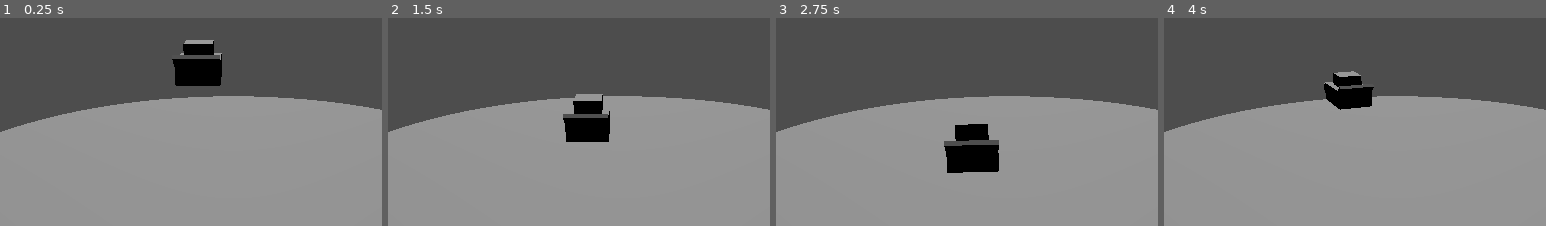
Above: before the commit, frames 1-4 (left to right).
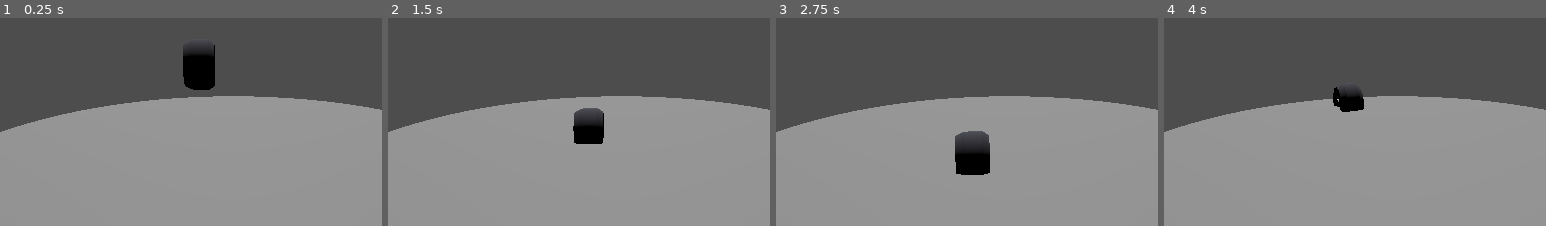
Above: after the commit, the same moments.

Repository: manuelsrleon/modcast
Game: Godot game, scene res://main.tscn
The game is run twice, just before and just after one commit, with the same random seed, the same clock (stepped at 60 frames per second) and the same inputs.
Inputs:
- Up to frame 1 (0.25 s): no input
- Up to frame 2 (1.5 s): hold Right (turn_right) 0.53-1.28 s; tap Enter at 1.25 s; hold Down (reverse) from 1.28 s (still down)
- Up to frame 3 (2.75 s): release Down (reverse) at 2.03 s; hold Right (turn_right) from 2.03 s (still down)
- Up to frame 4 (4 s): tap Space at 2.75 s; release Right (turn_right) at 2.78 s; hold Up (accelerate) 2.78-3.53 s; hold Left (turn_left) from 3.53 s (still down)
The pictures show only the part of the screen within x 20-70%, y 0-50%; the shares and areas given below are measured in that part.

The runs differ from the first frame. In frame 1, 1.4% of the frame differs, in the area x 45-59%, y 10-35%; in frame 2, 1.5%; in frame 3, 2.0%, in the area x 43-59%, y 50-76%; in frame 4, 1.3%.

Commit message:
add car selection menu + kenneyNL's car assets

Diff:
--- a/demo/car-sumo/main.tscn
+++ b/demo/car-sumo/main.tscn
@@ -1,6 +1,7 @@
-[gd_scene load_steps=10 format=3 uid="uid://lmidt68j2mgx"]
+[gd_scene load_steps=7 format=3 uid="uid://lmidt68j2mgx"]
 
 [ext_resource type="Script" uid="uid://dvswki6evu22s" path="res://player.gd" id="1_ig7tw"]
+[ext_resource type="ArrayMesh" uid="uid://d3wogq8rlv108" path="res://cars/Models/OBJ format/race.obj" id="2_h2yge"]
 [ext_resource type="PackedScene" uid="uid://cb7k8m2n3p4q5" path="res://ui/pause_menu.tscn" id="2_pause"]
 
 [sub_resource type="CylinderShape3D" id="CylinderShape3D_0xm2m"]
@@ -13,19 +14,7 @@
 height = 1.0
 
 [sub_resource type="BoxShape3D" id="BoxShape3D_1bvp3"]
-size = Vector3(0.775, 0.77, 1.165)
-
-[sub_resource type="BoxMesh" id="BoxMesh_lquwl"]
-size = Vector3(0.775, 0.395, 1.165)
-
-[sub_resource type="BoxMesh" id="BoxMesh_ig7tw"]
-size = Vector3(0.505, 0.325, 0.58)
-
-[sub_resource type="BoxMesh" id="BoxMesh_0xm2m"]
-size = Vector3(0.25, 0.165, 0.09)
-
-[sub_resource type="BoxMesh" id="BoxMesh_h2yge"]
-size = Vector3(0.785, 0.19, 0.075)
+size = Vector3(0.775, 0.8375195, 2.6325636)
 
 [node name="Main" type="Node"]
 
@@ -51,29 +40,13 @@
 
 [node name="Car" type="Node3D" parent="Player/Node3D"]
 
-[node name="CollisionShape3D" type="CollisionShape3D" parent="Player"]
-transform = Transform3D(1, 0, 0, 0, 0.99999994, 0, 0, 0, 0.99999994, 0, 0.008526683, 0)
-shape = SubResource("BoxShape3D_1bvp3")
-
 [node name="MeshInstance3D" type="MeshInstance3D" parent="Player/Node3D/Car"]
 transform = Transform3D(1, 0, 0, 0, 1, 0, 0, 0, 1, 0, -0.06819868, 0)
-mesh = SubResource("BoxMesh_lquwl")
+mesh = ExtResource("2_h2yge")
 
-[node name="MeshInstance3D5" type="MeshInstance3D" parent="Player/Node3D/Car"]
-transform = Transform3D(1, 0, 0, 0, 1, 0, 0, 0, 1, 0, 0.22952461, 0)
-mesh = SubResource("BoxMesh_ig7tw")
-
-[node name="MeshInstance3D2" type="MeshInstance3D" parent="Player/Node3D/Car"]
-transform = Transform3D(1, 0, 0, 0, 1, 0, 0, 0, 1, -0.2624457, 0, 0.6443112)
-mesh = SubResource("BoxMesh_0xm2m")
-
-[node name="MeshInstance3D3" type="MeshInstance3D" parent="Player/Node3D/Car"]
-transform = Transform3D(1, 0, 0, 0, 1, 0, 0, 0, 1, 0.2599405, 0, 0.6443112)
-mesh = SubResource("BoxMesh_0xm2m")
-
-[node name="MeshInstance3D4" type="MeshInstance3D" parent="Player/Node3D/Car"]
-transform = Transform3D(1, 0, 0, 0, 0.66262007, 0.7489557, 0, -0.7489557, 0.66262007, 0.0042847395, 0.17960966, -0.6462891)
-mesh = SubResource("BoxMesh_h2yge")
+[node name="CollisionShape3D" type="CollisionShape3D" parent="Player"]
+transform = Transform3D(1, 0, 0, 0, 0.99999994, 0, 0, 0, 0.99999994, 0, 0.30258882, 0.0011062622)
+shape = SubResource("BoxShape3D_1bvp3")
 
 [node name="Camera3D" type="Camera3D" parent="."]
 transform = Transform3D(-1, -3.912388e-08, 7.817969e-08, 0, 0.89427143, 0.447525, -8.742278e-08, 0.447525, -0.89427143, 0, 2.4574406, -10.83794)
--- a/demo/car-sumo/project.godot
+++ b/demo/car-sumo/project.godot
@@ -14,6 +14,11 @@
 run/main_scene="res://main.tscn"
 config/features=PackedStringArray("4.5", "Mobile")
 config/icon="res://icon.svg"
+
+[autoload]
+
+SaveManager="*res://scripts/save_manager.gd"
+CarManager="*res://scripts/car_manager.gd"
 
 [input]
 
@@ -60,11 +65,6 @@
 ]
 }
 
-[autoload]
-
-SaveManager="*res://scripts/save_manager.gd"
-CarManager="*res://scripts/car_manager.gd"
-
 [rendering]
 
 renderer/rendering_method="mobile"
--- a/demo/car-sumo/scripts/car_manager.gd
+++ b/demo/car-sumo/scripts/car_manager.gd
@@ -1,12 +1,14 @@
 extends Node
 
 const CARS_PATH = "res://cars/"
+const CACHE_PATH = "user://car_cache/"
 const DEFAULT_CAR = "default_car"
 
 var available_cars: Dictionary = {}
 var loaded_models: Dictionary = {}
 
 func _ready() -> void:
+	_ensure_cache_directory()
 	scan_cars_folder()
 
 func scan_cars_folder() -> void:
@@ -29,6 +31,8 @@
 					var full_path = CARS_PATH + file_name
 					available_cars[car_name] = full_path
 					print("Found car: ", car_name, " at ", full_path)
+				elif file_name.ends_with(".zip"):
+					_extract_and_register_zip(file_name)
 
 			file_name = dir.get_next()
 
@@ -74,3 +78,51 @@
 
 func refresh_cars() -> void:
 	scan_cars_folder()
+
+func _ensure_cache_directory() -> void:
+	if not DirAccess.dir_exists_absolute(CACHE_PATH):
+		DirAccess.make_dir_absolute(CACHE_PATH)
+		print("Created cache directory at: ", CACHE_PATH)
+
+func _extract_and_register_zip(zip_filename: String) -> void:
+	var zip_path = CARS_PATH + zip_filename
+	var car_name = zip_filename.get_basename()
+
+	print("Processing zip file: ", zip_filename)
+
+	var zip_reader = ZIPReader.new()
+	var err = zip_reader.open(zip_path)
+
+	if err != OK:
+		push_error("Failed to open zip file: ", zip_path)
+		zip_reader.close()
+		return
+
+	var files = zip_reader.get_files()
+	var cache_dir = CACHE_PATH + car_name + "/"
+
+	DirAccess.make_dir_recursive_absolute(cache_dir)
+
+	for file_path in files:
+		if file_path.ends_with("/"):
+			continue
+
+		var file_data = zip_reader.read_file(file_path)
+		if file_data.size() == 0:
+			continue
+
+		var output_path = cache_dir + file_path
+		var output_dir = output_path.get_base_dir()
+		DirAccess.make_dir_recursive_absolute(output_dir)
+
+		var file = FileAccess.open(output_path, FileAccess.WRITE)
+		if file:
+			file.store_buffer(file_data)
+			file.close()
+
+		if file_path.ends_with(".glb") or file_path.ends_with(".gltf"):
+			var model_name = car_name + "_" + file_path.get_file().get_basename()
+			available_cars[model_name] = output_path
+			print("Found car model in zip: ", model_name, " at ", output_path)
+
+	zip_reader.close()
Binary file added: demo/car-sumo/cars/GLB format/Textures/colormap.png
Not shown, added: demo/car-sumo/cars/GLB format/Textures/colormap.png.import
Binary file added: demo/car-sumo/cars/GLB format/ambulance.glb
Not shown, added: demo/car-sumo/cars/GLB format/ambulance.glb.import
Binary file added: demo/car-sumo/cars/GLB format/box.glb
Not shown, added: demo/car-sumo/cars/GLB format/box.glb.import
Binary file added: demo/car-sumo/cars/GLB format/colormap.png
Not shown, added: demo/car-sumo/cars/GLB format/colormap.png.import
Binary file added: demo/car-sumo/cars/GLB format/cone-flat.glb
Not shown, added: demo/car-sumo/cars/GLB format/cone-flat.glb.import
Binary file added: demo/car-sumo/cars/GLB format/cone.glb
Not shown, added: demo/car-sumo/cars/GLB format/cone.glb.import
(and 403 more such lines)
